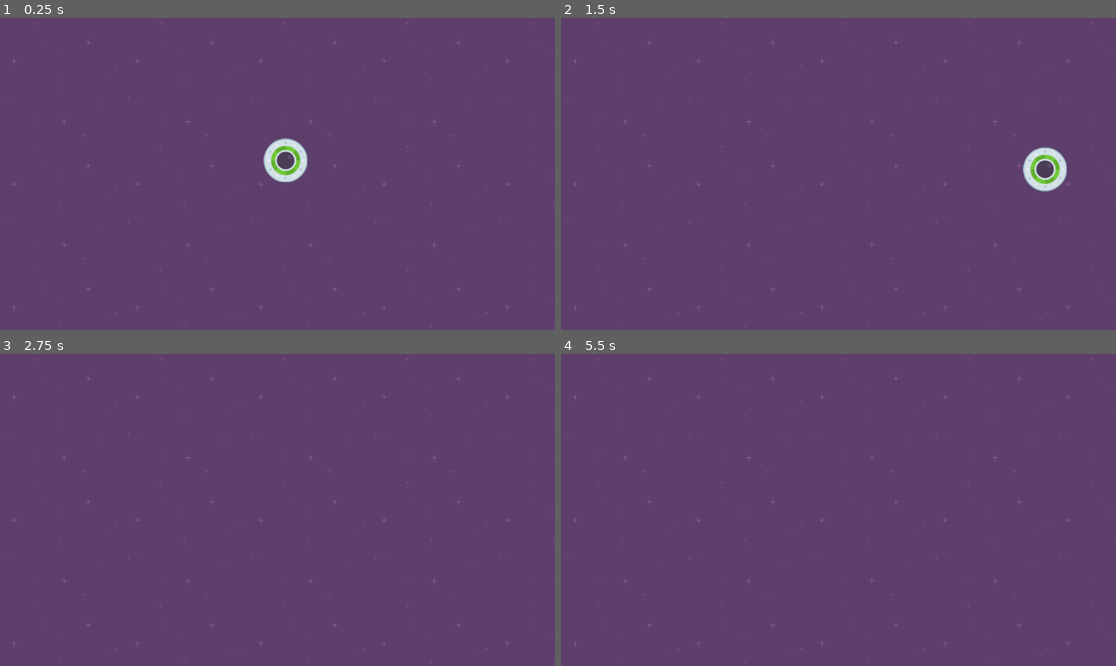
Above: before the commit, frames 1-4 (two rows, left to right).
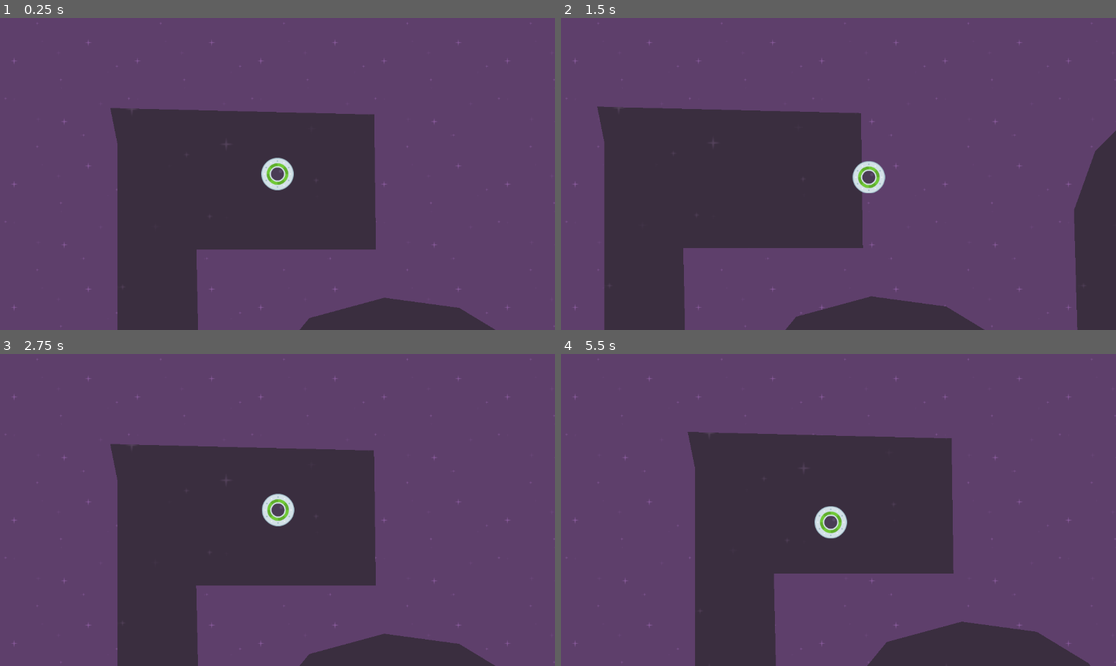
Above: after the commit, the same moments.

Repository: allnato/gd-speedy-saucer
Game: Godot game, scene res://level-1.tscn
Two runs of this game, one before a commit and one after it. Both use one fixed random seed, a clock stepped at 60 frames per second and the inputs below.
Inputs:
- Up to frame 1 (0.25 s): no input
- Up to frame 2 (1.5 s): tap Enter at 0.5 s; hold Right (move_right) 0.53-1.28 s; hold Down (move_down) from 1.28 s (still down)
- Up to frame 3 (2.75 s): release Down (move_down) at 2.03 s; hold Right (move_right) from 2.03 s (still down)
- Up to frame 4 (5.5 s): release Right (move_right) at 2.78 s; hold Up (move_up) 2.78-3.53 s; hold A (move_left) 3.53-5.03 s; hold Down (move_down) from 5.03 s (still down)

The runs differ from the first frame. In frame 1, 27% of the frame differs, in the area x 19-90%, y 28-100%; in frame 2, 32%, in the area x 6-100%, y 28-100%; in frame 3, 27%; in frame 4, 29%.

Commit message:
Add maze

Diff:
--- a/level-1.tscn
+++ b/level-1.tscn
@@ -1,18 +1,32 @@
-[gd_scene load_steps=4 format=3 uid="uid://cmk6g2qgmg3ba"]
+[gd_scene load_steps=5 format=3 uid="uid://cmk6g2qgmg3ba"]
 
 [ext_resource type="Script" path="res://level_1.gd" id="1_cmj5i"]
 [ext_resource type="Texture2D" uid="uid://kxfe7gnx3qa0" path="res://assets/purple.png" id="1_t64ex"]
 [ext_resource type="PackedScene" uid="uid://c0lk2ih88wmej" path="res://player.tscn" id="2_b4wsx"]
+[ext_resource type="PackedScene" uid="uid://d12gi2fj2siv4" path="res://maze.tscn" id="4_wueow"]
 
 [node name="Level 1" type="Node2D"]
 script = ExtResource("1_cmj5i")
 
-[node name="Background" type="TextureRect" parent="."]
-offset_right = 1152.0
-offset_bottom = 648.0
+[node name="CanvasLayer" type="CanvasLayer" parent="."]
+layer = -1
+
+[node name="Background" type="TextureRect" parent="CanvasLayer"]
+z_index = -100
+anchors_preset = 15
+anchor_right = 1.0
+anchor_bottom = 1.0
+grow_horizontal = 2
+grow_vertical = 2
 texture = ExtResource("1_t64ex")
 stretch_mode = 1
-metadata/_edit_lock_ = true
+
+[node name="Maze" parent="." instance=ExtResource("4_wueow")]
+z_index = -10
+position = Vector2(-67, 57)
+scale = Vector2(1.095, 1.095)
 
 [node name="Player" parent="." instance=ExtResource("2_b4wsx")]
-position = Vector2(593, 296)
+position = Vector2(283, 169)
+
+[connection signal="body_exited" from="Maze" to="." method="_on_maze_body_exited"]
--- a/level_1.gd
+++ b/level_1.gd
@@ -1,11 +1,14 @@
 extends Node2D
 
-
+const START_POSITION: Vector2 = Vector2(281, 173)
 # Called when the node enters the scene tree for the first time.
 func _ready() -> void:
-	pass # Replace with function body.
-
+	pass
 
 # Called every frame. 'delta' is the elapsed time since the previous frame.
 func _process(delta: float) -> void:
 	pass
+
+func _on_maze_body_exited(body: Node2D) -> void:
+	body.queue_free()
+	get_tree().call_deferred("reload_current_scene")
--- /dev/null
+++ b/maze.tscn
@@ -0,0 +1,15 @@
+[gd_scene load_steps=2 format=3 uid="uid://d12gi2fj2siv4"]
+
+[ext_resource type="Texture2D" uid="uid://c7ykbvonb3656" path="res://assets/darkPurple.png" id="1_2qhcp"]
+
+[node name="Maze" type="Area2D"]
+
+[node name="CollisionPolygon2D" type="CollisionPolygon2D" parent="."]
+position = Vector2(-21, -19)
+polygon = PackedVector2Array(168, 90, 168, 244, 168, 384, 168, 528, 329, 528, 427, 528, 424, 395, 442, 373, 482, 355, 525, 373, 541, 404, 538, 525, 687, 526, 796, 525, 782, 266, 777, 196, 793, 169, 822, 158, 855, 155, 922, 157, 925, 300, 847, 296, 855, 447, 1104, 446, 1095, 298, 1015, 295, 1012, 157, 1002, 50, 844, 43, 780, 47, 731, 65, 698, 98, 675, 162, 680, 341, 715, 339, 720, 431, 626, 430, 626, 347, 593, 300, 537, 266, 456, 255, 375, 277, 333, 328, 329, 373, 326, 436, 258, 431, 253, 203, 447, 203, 445, 57, 160, 50)
+
+[node name="Polygon2D" type="Polygon2D" parent="."]
+texture_repeat = 2
+position = Vector2(-21, -19)
+texture = ExtResource("1_2qhcp")
+polygon = PackedVector2Array(168, 90, 168, 244, 168, 384, 168, 528, 329, 528, 427, 528, 424, 395, 442, 373, 482, 355, 525, 373, 541, 404, 538, 525, 687, 526, 796, 525, 782, 266, 777, 196, 793, 169, 822, 158, 855, 155, 922, 157, 925, 300, 847, 296, 855, 447, 1104, 446, 1095, 298, 1015, 295, 1012, 157, 1002, 50, 844, 43, 780, 47, 731, 65, 698, 98, 675, 162, 680, 341, 715, 339, 720, 431, 626, 430, 626, 347, 593, 300, 537, 266, 456, 255, 375, 277, 333, 328, 329, 373, 326, 436, 258, 431, 253, 203, 447, 203, 445, 57, 160, 50)
--- a/player.gd
+++ b/player.gd
@@ -1,11 +1,13 @@
 extends RigidBody2D
 
-const MOVE_FORCE: int = 1000
-
-var right: bool = true
+class_name Player
+const MOVE_FORCE: int = 300
 # Called when the node enters the scene tree for the first time.
 func _ready() -> void:
 	gravity_scale = 0
+	#limit_camera()
+
+
 
 func _physics_process(_delta: float) -> void:
 
@@ -20,3 +22,10 @@
 
 	if Input.is_action_pressed("move_down"):
 		apply_force(Vector2.DOWN * MOVE_FORCE)
+
+
+func limit_camera() -> void:
+	$Camera2D.limit_left = 0
+	$Camera2D.limit_top = 0
+	$Camera2D.limit_right = 1152
+	$Camera2D.limit_bottom = 648
--- a/player.tscn
+++ b/player.tscn
@@ -7,11 +7,18 @@
 radius = 46.1736
 
 [node name="Player" type="RigidBody2D"]
+gravity_scale = 0.0
 script = ExtResource("1_yna3m")
 metadata/_edit_group_ = true
 
 [node name="Sprite2D" type="Sprite2D" parent="."]
+scale = Vector2(0.42, 0.42)
 texture = ExtResource("1_vjc5q")
 
 [node name="CollisionShape2D" type="CollisionShape2D" parent="."]
+scale = Vector2(0.42, 0.42)
 shape = SubResource("CircleShape2D_2clrw")
+
+[node name="Camera2D" type="Camera2D" parent="."]
+zoom = Vector2(1.755, 1.755)
+position_smoothing_enabled = true
